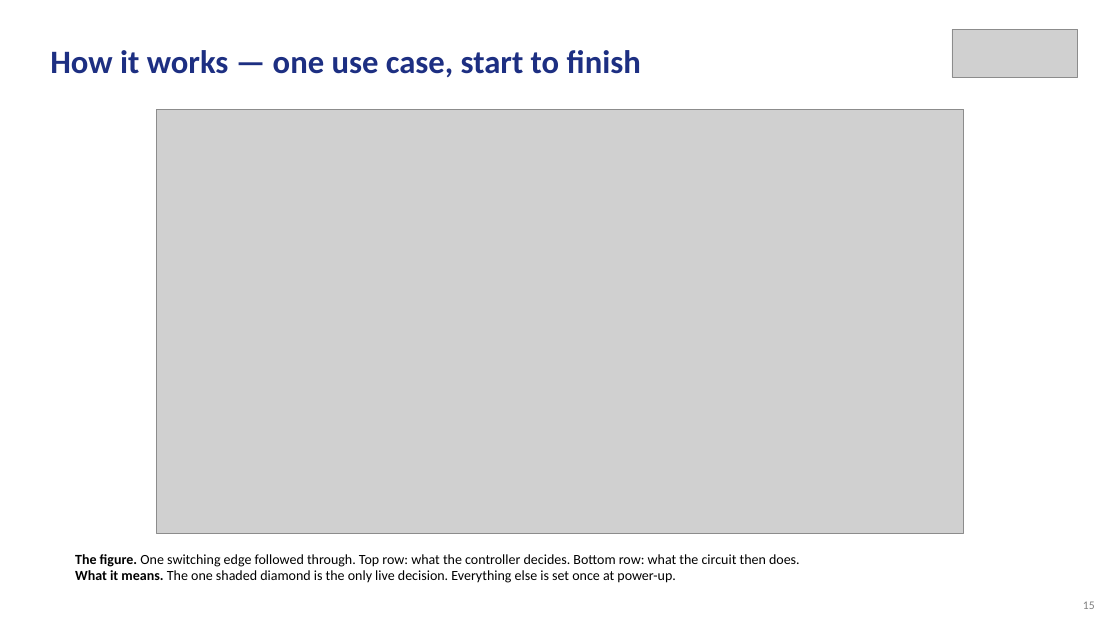
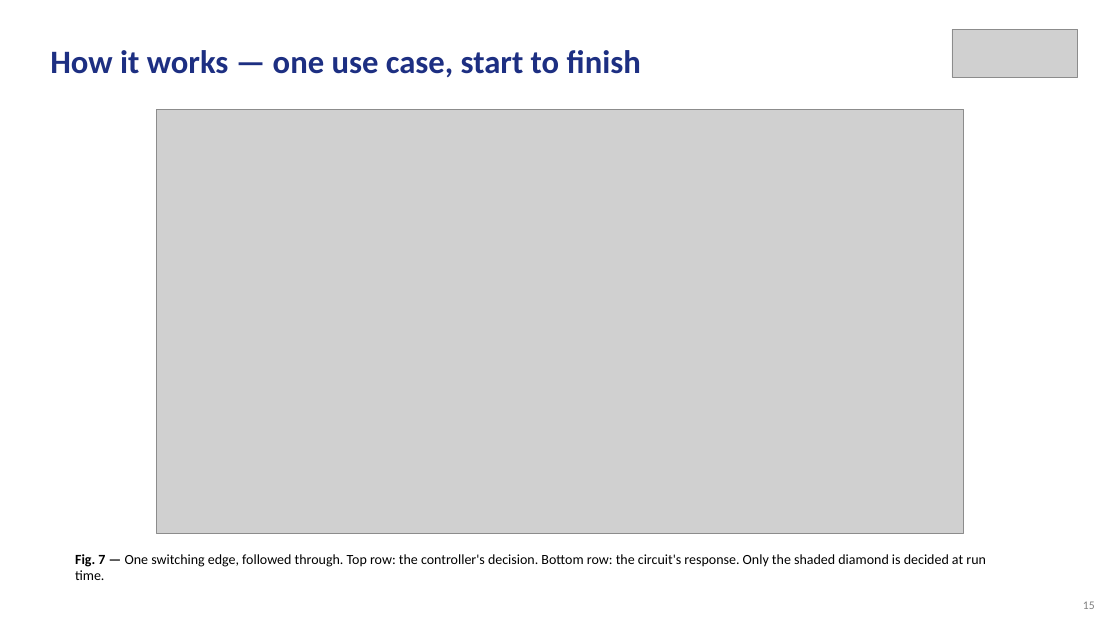
Before and after one commit to Amritha902/gan-driver, a slide deck: slide 15 of review/Review1_GaN_Segmented_Gate_Driver.pptx. Drawn at 1120x630 pixels with LibreOffice and Linux fonts; fonts in the diff are those of the drawing; grey boxes stand for pictures. Boxes give left, top, right and bottom in pixels: in the first picture for what was removed or moved away, otherwise in the second. Text is boxed around its words. In the diff, an @@ line names an element or a change of style, - is before the commit and + after.

```diff
--- a/review/Review1_GaN_Segmented_Gate_Driver.pptx
+++ b/review/Review1_GaN_Segmented_Gate_Driver.pptx
@@ text at (75, 554, 986, 580): text changed @@
-The figure. One switching edge followed through. Top row: what the controller decides. Bottom row: what the circuit then does.
-What it means. The one shaded diamond is the only live decision. Everything else is set once at power-up.
+Fig. 7 — One switching edge, followed through. Top row: the controller's decision. Bottom row: the circuit's response. Only the shaded diamond is decided at run time.
```
Also in this commit, not shown: 24 other slides changed, 4 slides added, 3 slides removed, 16 other files.
